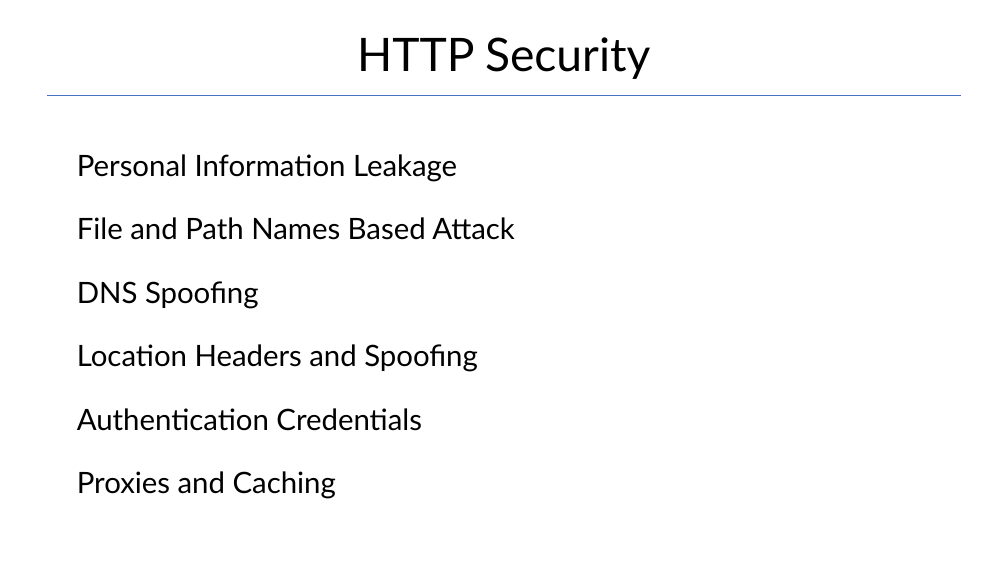
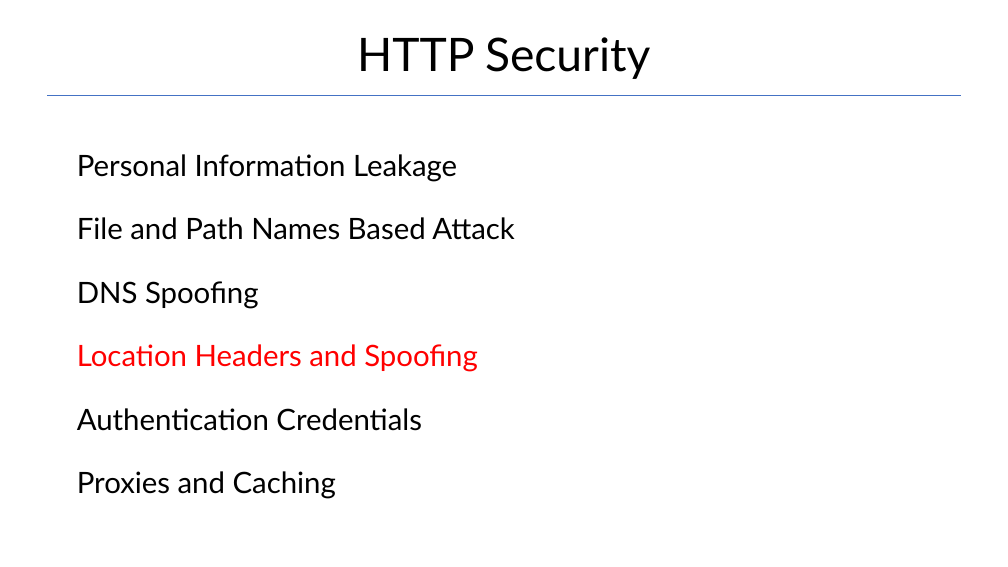
Before and after one commit to Garnik94/Levelup_presentations, a slide deck: slide 30 of Http/Http_presentation.pptx. Drawn at 1008x567 pixels with LibreOffice and Linux fonts; fonts in the diff are those of the drawing. Boxes give left, top, right and bottom in pixels: in the first picture for what was removed or moved away, otherwise in the second. Text is boxed around its words. In the diff, an @@ line names an element or a change of style, - is before the commit and + after.

```diff
--- a/Http/Http_presentation.pptx
+++ b/Http/Http_presentation.pptx
@@ text at (x1=77, y1=344, x2=478, y2=372): text colour #000000 to #FF0000 in "Location Headers and Spoofing" @@
```
Also in this commit, not shown: 1 other slide changed, 1 other file.
